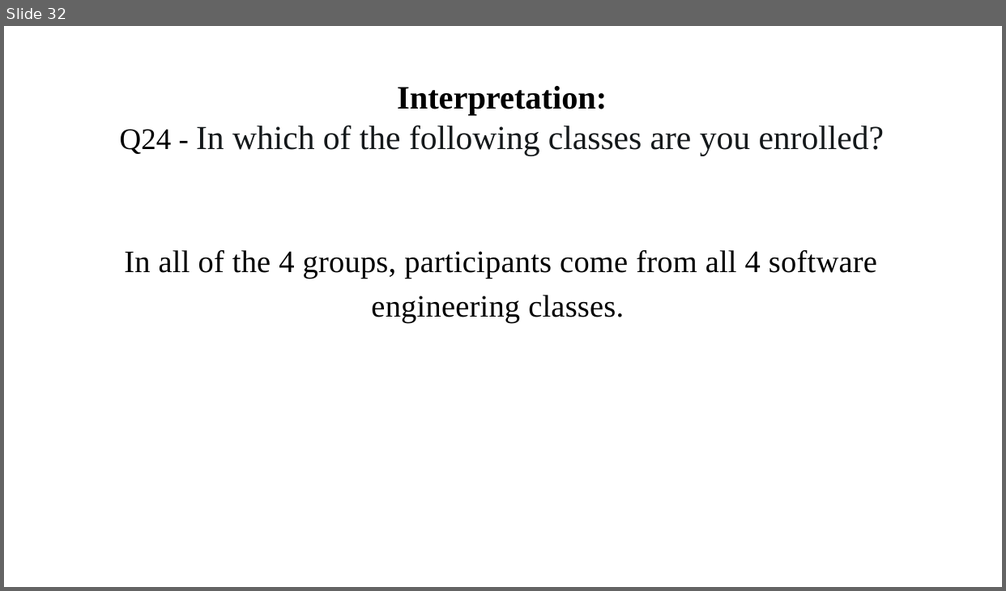
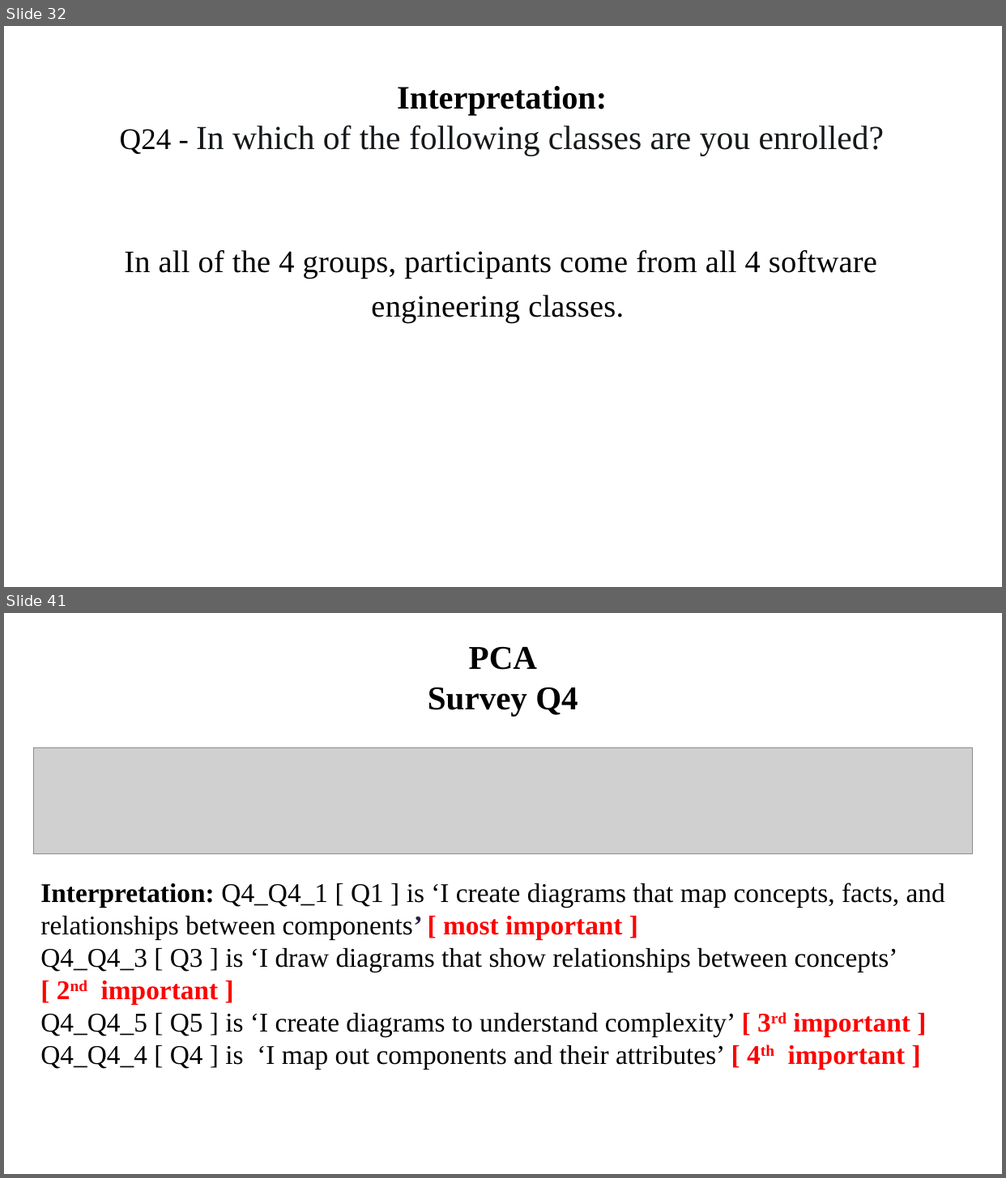
Before and after one commit to ironhacks/spring-2017-analysis, a slide deck: surveys/survey_analysis_and_pca_theory.pptx. Shown one above the other, each under a label of ours: slide 32 before the commit, slides 32 and 41 after it; the slides between them are not shown. The pictures are 1006x591 and 1006x1178 pixels, drawn with LibreOffice and Linux fonts; fonts in the diff are those of the drawing; grey boxes stand for pictures. Boxes give left, top, right and bottom in pixels: in the first picture for what was removed or moved away, otherwise in the second. Text is boxed around its words. In the diff, an @@ line names an element or a change of style, - is before the commit and + after.

Commit message:
pca survey question

```diff
--- a/surveys/survey_analysis_and_pca_theory.pptx
+++ b/surveys/survey_analysis_and_pca_theory.pptx
@@ slide 41 added at box(4, 613, 1002, 1174), background #FFFFFF @@
@@ title added at box(428, 646, 577, 716), 32 pt, text #000000, bold @@
+PCA
+Survey Q4
@@ picture added at box(33, 747, 973, 854) @@
@@ text added at box(40, 883, 945, 1070), 26 pt, text #000000 @@
+Interpretation: Q4_Q4_1 [ Q1 ] is ‘I create diagrams that map concepts, facts, and relationships between components’ [ most important ]
+Q4_Q4_3 [ Q3 ] is ‘I draw diagrams that show relationships between concepts’ [ 2nd important ]
+Q4_Q4_5 [ Q5 ] is ‘I create diagrams to understand complexity’ [ 3rd important ]
+Q4_Q4_4 [ Q4 ] is ‘I map out components and their attributes’ [ 4th important ]
```
Also in this commit, not shown: 4 slides changed, 7 other slides added, 4 other files.
